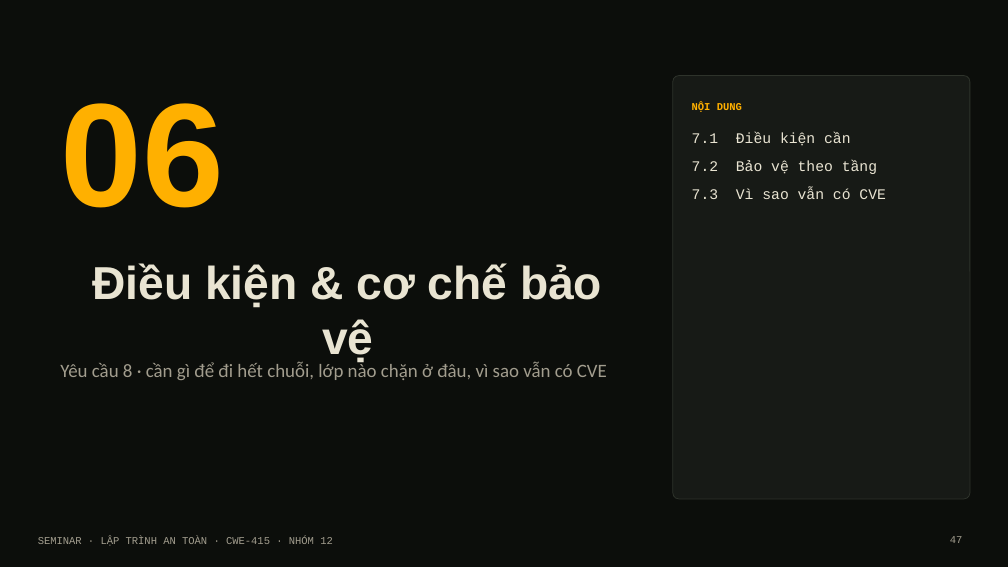
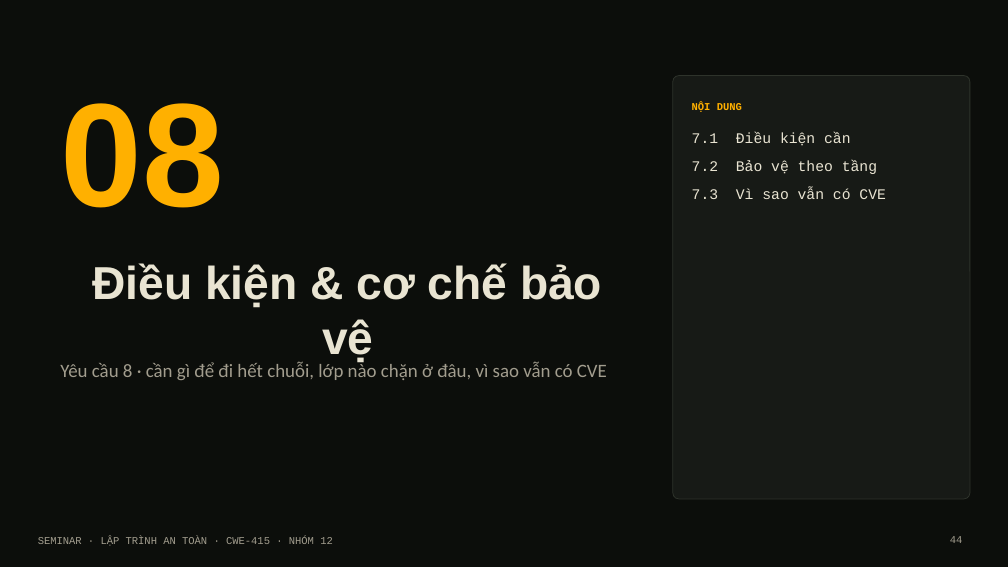
Before and after one commit to Nhan-Laptop/Heap-Double-Free-Attack, a slide deck: slide 44 of Heap-Double-Free-Attack.pptx (slide 47 before the commit). Drawn at 1008x567 pixels with LibreOffice and Linux fonts; fonts in the diff are those of the drawing. Boxes give left, top, right and bottom in pixels: in the first picture for what was removed or moved away, otherwise in the second. Text is boxed around its words. In the diff, an @@ line names an element or a change of style, - is before the commit and + after.

```diff
--- a/Heap-Double-Free-Attack.pptx
+++ b/Heap-Double-Free-Attack.pptx
@@ text at <box>60,103,223,208</box>: text changed @@
-06
+08
@@ page number at <box>950,536,963,543</box>: text changed @@
-47
+44
```
Also in this commit, not shown: 12 other slides changed, 3 slides added, 6 slides removed, 1 other file.
